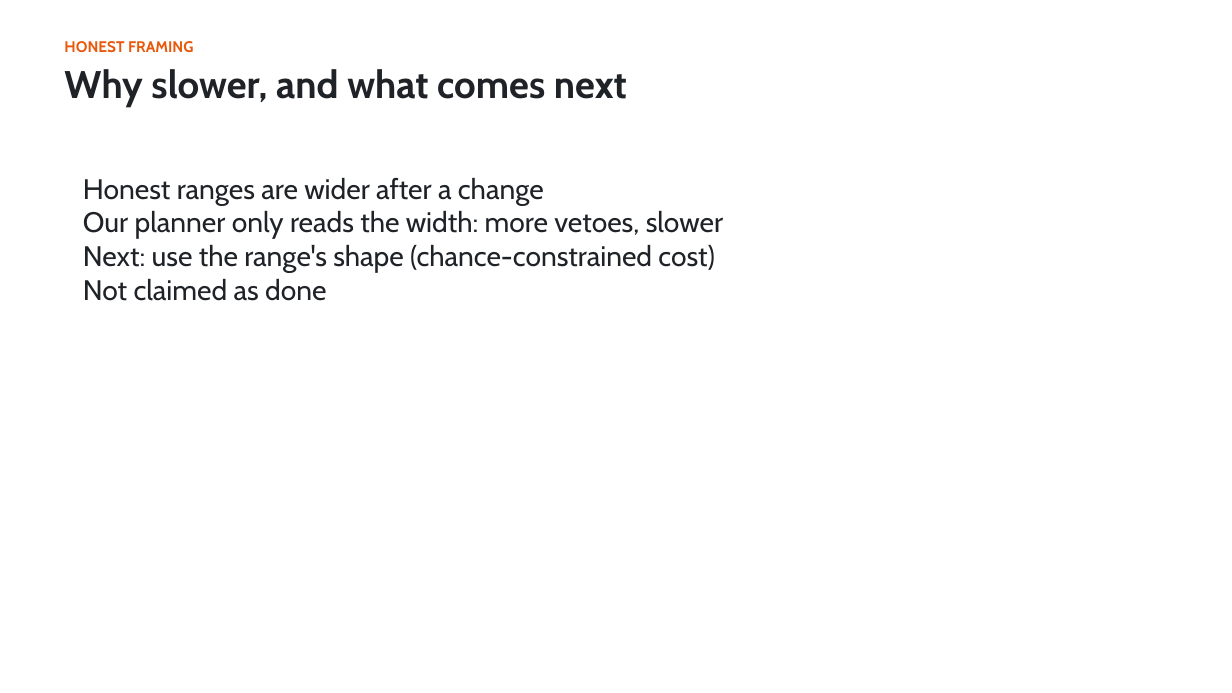
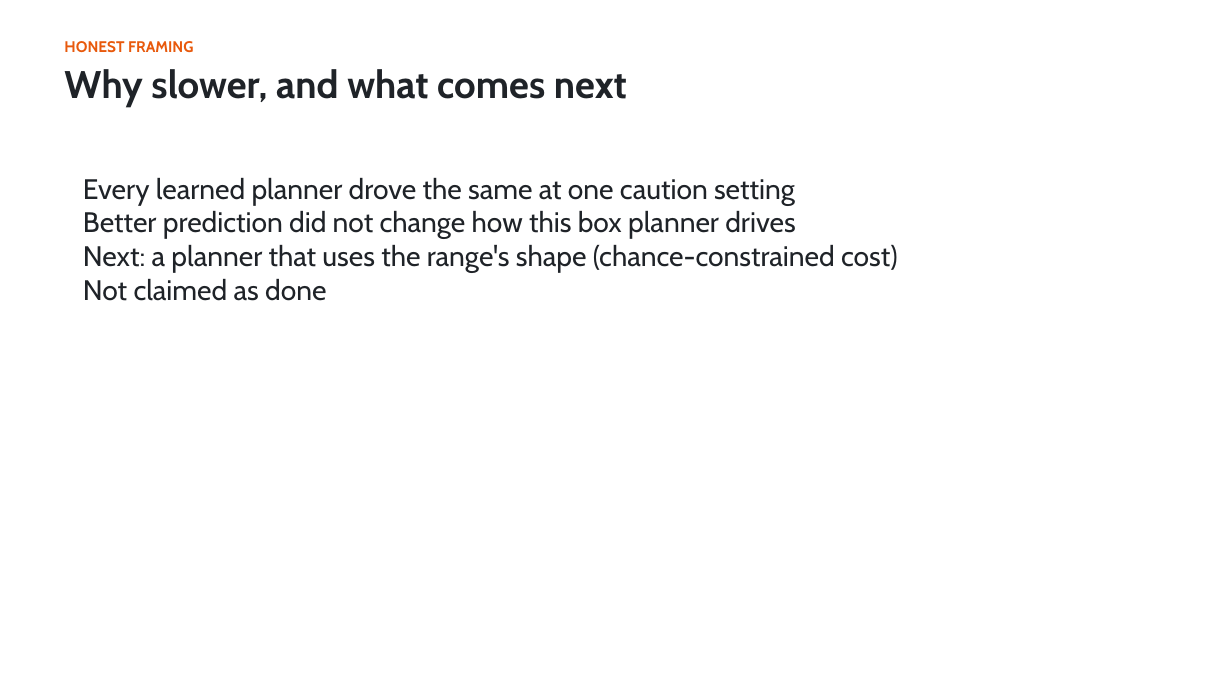
Before and after one commit to shiinalight/Foresight, a slide deck: slide 11 of deck/Foresight.pptx. Drawn at 1232x693 pixels with LibreOffice and Linux fonts; fonts in the diff are those of the drawing. Boxes give left, top, right and bottom in pixels: in the first picture for what was removed or moved away, otherwise in the second. Text is boxed around its words. In the diff, an @@ line names an element or a change of style, - is before the commit and + after.

```diff
--- a/deck/Foresight.pptx
+++ b/deck/Foresight.pptx
@@ text at box(83, 178, 898, 273): text changed @@
-Honest ranges are wider after a change
-Our planner only reads the width: more vetoes, slower
-Next: use the range's shape (chance-constrained cost)
+Every learned planner drove the same at one caution setting
+Better prediction did not change how this box planner drives
+Next: a planner that uses the range's shape (chance-constrained cost)
```
Also in this commit, not shown: 1 other slide changed, 3 other files.
